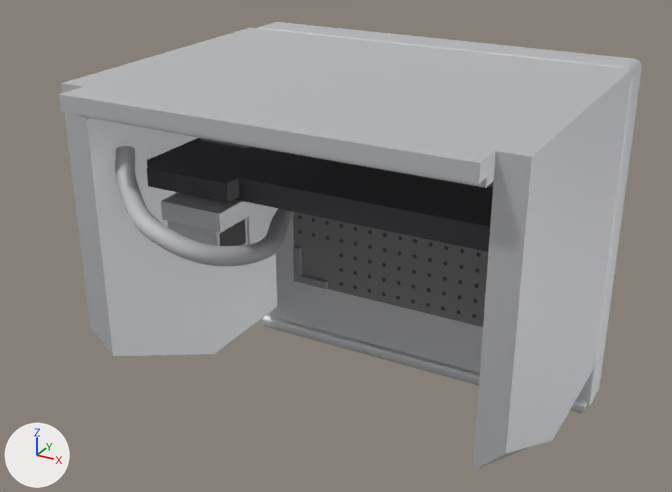
One commit to the glTF model models/makera_carvera/carvera_body.glb: the scene before it, then after it.
The view is the same before and after, from a 50 mm lens placed at (0.527, -1.295, 0.529), pointed at (-0.033, -0.278, 0.02). Every picture has the same lights, and +X, +Y and +Z are marked at lower left. The picture after the commit comes second. Where no turn or scale is listed for an object, it has been applied to the vertices.

The older version as bpy lines, for what is in view:
```python
me_cube = bpy.data.meshes.new('Cube')
me_cube.from_pydata(...)  # 152 vertices, 300 faces; spans x -0.29..0.29, y -0.036..0.036, z -0.26..0.26
me_cube.materials.append(mat_m_bcbfc4ff)  # light grey #dfe1e3
me_cube_005 = bpy.data.meshes.new('Cube.005')
me_cube_005.from_pydata(...)  # a box spanning x -0.0625..0.0625, y -0.0125..0.0125, z -0.0125..0.0125
me_cube_005.materials.append(mat_m_0f0f11ff)  # dark grey #45454b
me_side_right = bpy.data.meshes.new('side_right')
me_side_right.from_pydata(...)  # 10 vertices, 16 faces; spans x 0.255..0.29, y -0.491..-0.085, z -0.215..0.26
me_side_right.materials.append(mat_m_bcbfc4ff)  # light grey #dfe1e3
ob_cable_chain = bpy.data.objects.new('cable_chain', me_cube_005)
ob_cable_chain.location = (-0.172, -0.403, 0.128)
ob_plinth = bpy.data.objects.new('plinth', me_cube)
ob_plinth.location = (0.0, -0.049, 0.0)
ob_side_right = bpy.data.objects.new('side_right', me_side_right)
ob_side_right.location = (0.0, 0.0, 0.0)
# also in view: 'spindle_mount' at (-0.15, -0.32, 0.062); 'inner_back' at (0.0, -0.298, 0.235); 'gantry_beam' at (0.0, -0.33, 0.125); 'x_carriage' at (-0.15, -0.35, 0.097); 'front_rail' at (0.0, -0.084, -0.249)
```
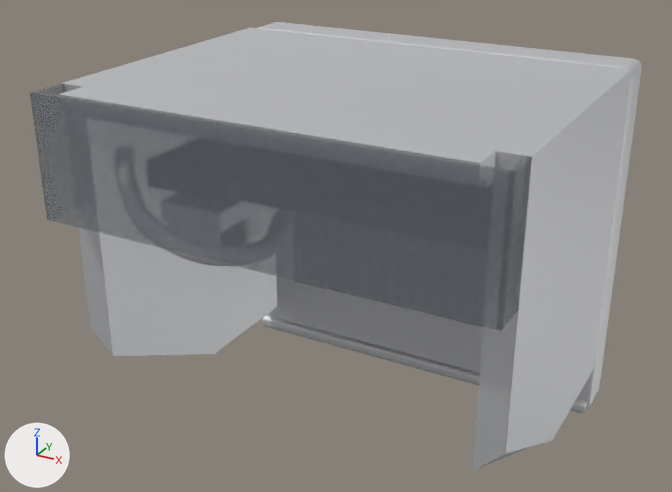
Pixel boxes (x1, y1, x2, y2) of what changed, in the pictures (672 x 492 px):
'top_rear', added
    after: (30, 92, 515, 330)
'rear_wing_right', added
    after: (496, 156, 532, 331)
'rear_wing_left', added
    after: (30, 83, 65, 220)

What the commit changed:
Material 'm_33383f72' (mat_m_33383f72) is new.
Its base color is (0.2, 0.22, 0.25) (grey #7c8189).
Its roughness is 0.35.
Its alpha is 0.45.
Mesh me_rear_wing_right is new.
It is a box spanning x 0.285..0.29, y -0.541..-0.491, z 0.102..0.26.
It uses material mat_m_33383f72 (grey #7c8189).
Mesh me_rear_wing_left is new.
It is a box spanning x -0.29..-0.285, y -0.541..-0.491, z 0.102..0.26.
It uses material mat_m_33383f72 (grey #7c8189).
Mesh me_cube_002_1 is new.
It is a box spanning x -0.29..0.29, y -0.002..0.002, z -0.079..0.079.
It uses material mat_m_33383f72 (grey #7c8189).
Object 'rear_wing_right' (ob_rear_wing_right) is new; it shows me_rear_wing_right.
Its location is (0.0, 0.0, 0.0).
Object 'rear_wing_left' (ob_rear_wing_left) is new; it shows me_rear_wing_left.
Its location is (0.0, 0.0, 0.0).
Object 'top_rear' (ob_top_rear) is new; it shows me_cube_002_1.
Its location is (0.0, -0.538, 0.181).
